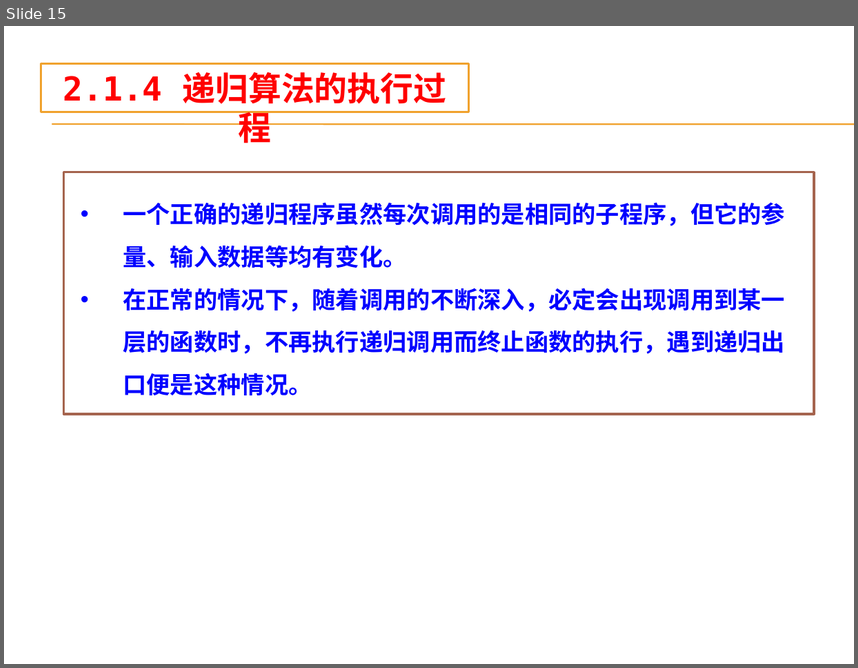
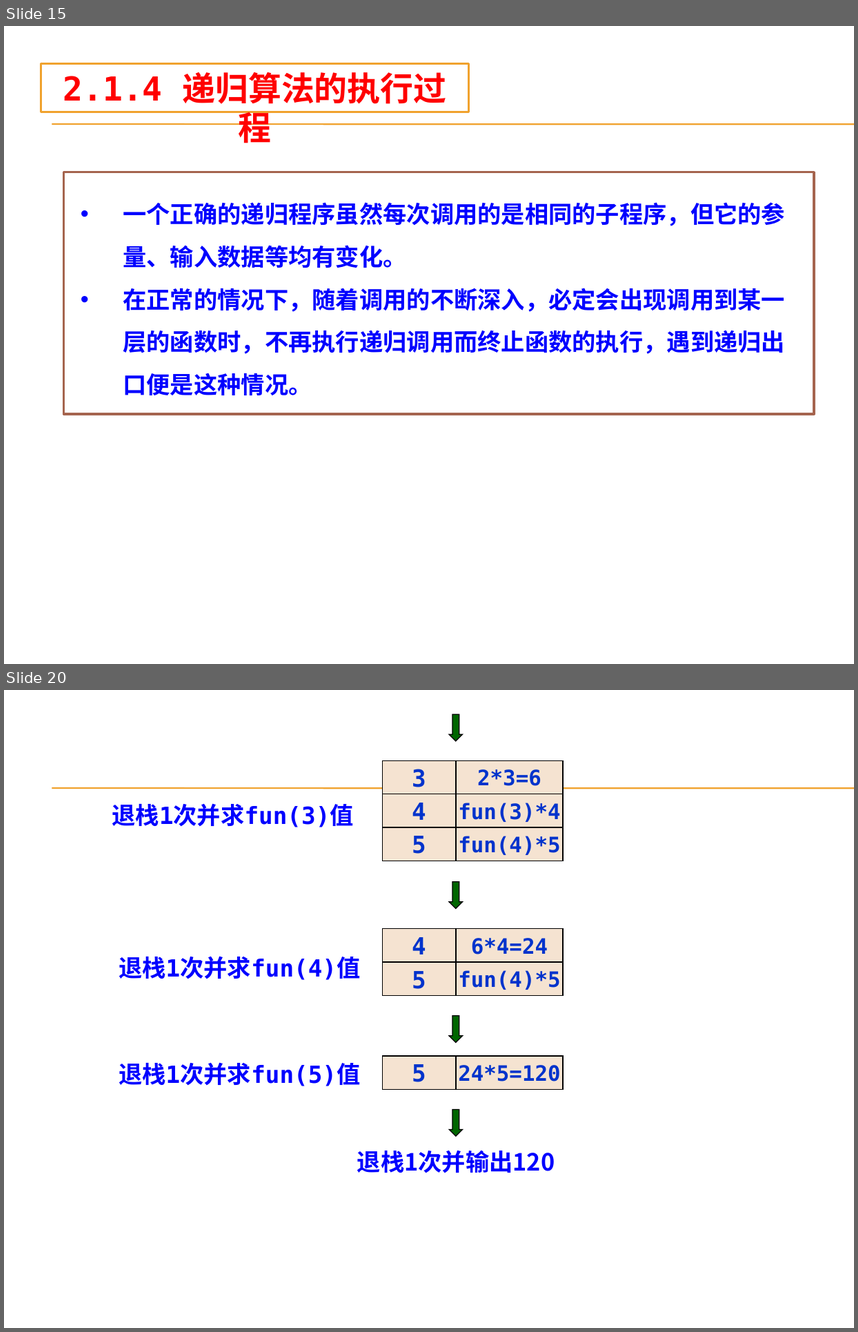
Before and after one commit to AllenW1116/Cpp-algorithm, a slide deck: 课程ppt/第2章 递归算法设计技术.pptx. Shown one above the other, each under a label of ours: slide 15 before the commit, slides 15 and 20 after it; the slides between them are not shown. The pictures are 858x668 and 858x1332 pixels, drawn with LibreOffice and Linux fonts; fonts in the diff are those of the drawing; background and template pictures are left out. Boxes give left, top, right and bottom in pixels: in the first picture for what was removed or moved away, otherwise in the second. Text is boxed around its words. In the diff, an @@ line names an element or a change of style, - is before the commit and + after.

```diff
--- a/课程ppt/第2章 递归算法设计技术.pptx
+++ b/课程ppt/第2章 递归算法设计技术.pptx
@@ slide 20 added at [4,690,854,1328], background picture (left out); not listed: 2 template elements that a slide beside it also shows @@
@@ down arrow added at [450,715,463,741], fill #006600, outline #000000 0.75 pt @@
@@ rectangle added at [382,760,456,793], fill #F5E3D1, outline #000000 0.75 pt, 20 pt, text #0033CC, bold @@
+3
@@ rectangle added at [456,760,564,793], fill #F5E3D1, outline #000000 0.75 pt, 18 pt, text #0033CC, bold @@
+2*3=6
@@ text added at [112,803,353,827], 20 pt, text #0000FF, bold @@
+退栈1次并求fun(3)值
@@ rectangle added at [382,793,456,827], fill #F5E3D1, outline #000000 0.75 pt, 20 pt, text #0033CC, bold @@
+4
@@ rectangle added at [456,793,564,827], fill #F5E3D1, outline #000000 0.75 pt, 18 pt, text #0033CC, bold @@
+fun(3)*4
@@ rectangle added at [382,828,456,861], fill #F5E3D1, outline #000000 0.75 pt, 20 pt, text #0033CC, bold @@
+5
@@ rectangle added at [456,828,564,861], fill #F5E3D1, outline #000000 0.75 pt, 18 pt, text #0033CC, bold @@
+fun(4)*5
@@ down arrow added at [450,882,463,909], fill #006600, outline #000000 0.75 pt @@
@@ rectangle added at [382,929,456,962], fill #F5E3D1, outline #000000 0.75 pt, 20 pt, text #0033CC, bold @@
+4
@@ rectangle added at [456,929,564,962], fill #F5E3D1, outline #000000 0.75 pt, 18 pt, text #0033CC, bold @@
+6*4=24
@@ text added at [119,956,360,980], 20 pt, text #0000FF, bold @@
+退栈1次并求fun(4)值
@@ rectangle added at [382,962,456,995], fill #F5E3D1, outline #000000 0.75 pt, 20 pt, text #0033CC, bold @@
+5
@@ rectangle added at [456,962,564,995], fill #F5E3D1, outline #000000 0.75 pt, 18 pt, text #0033CC, bold @@
+fun(4)*5
@@ down arrow added at [450,1016,463,1042], fill #006600, outline #000000 0.75 pt @@
@@ text added at [119,1062,360,1086], 20 pt, text #0000FF, bold @@
+退栈1次并求fun(5)值
@@ rectangle added at [382,1056,456,1089], fill #F5E3D1, outline #000000 0.75 pt, 20 pt, text #0033CC, bold @@
+5
@@ rectangle added at [456,1056,564,1089], fill #F5E3D1, outline #000000 0.75 pt, 18 pt, text #0033CC, bold @@
+24*5=120
@@ down arrow added at [450,1109,463,1136], fill #006600, outline #000000 0.75 pt @@
@@ text added at [357,1150,555,1172], 20 pt, text #0000FF, bold @@
+退栈1次并输出120
```
Also in this commit, not shown: 5 slides changed, 10 other slides added, 13 other files.
